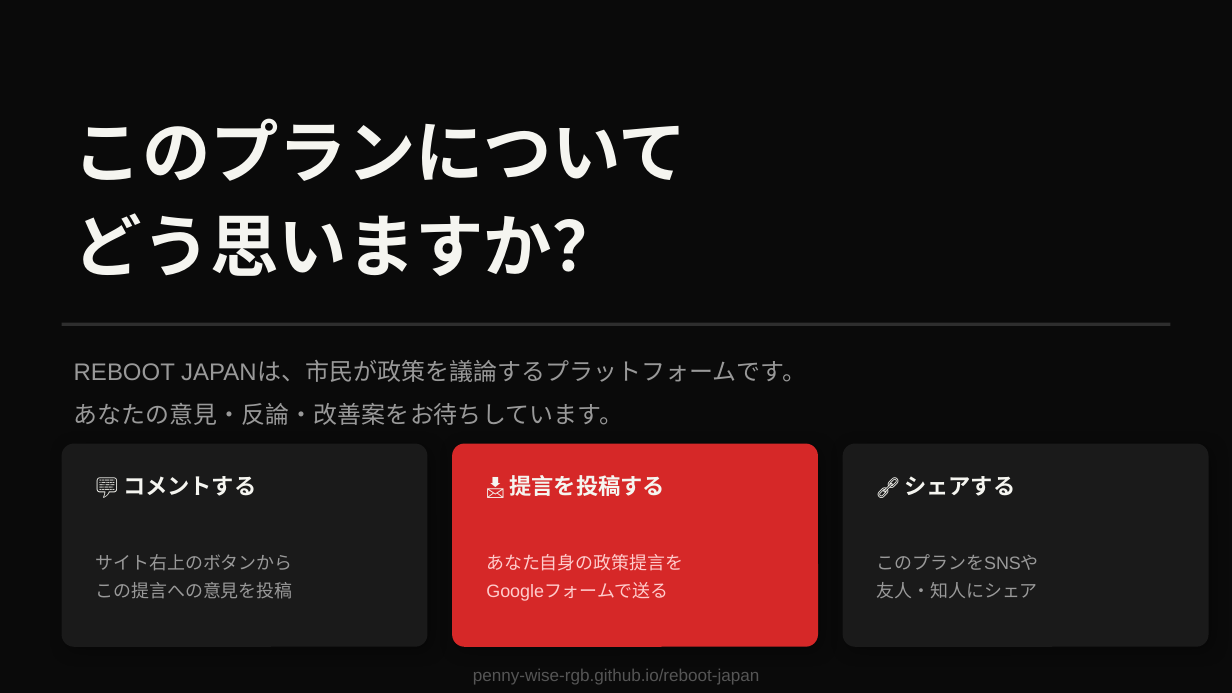
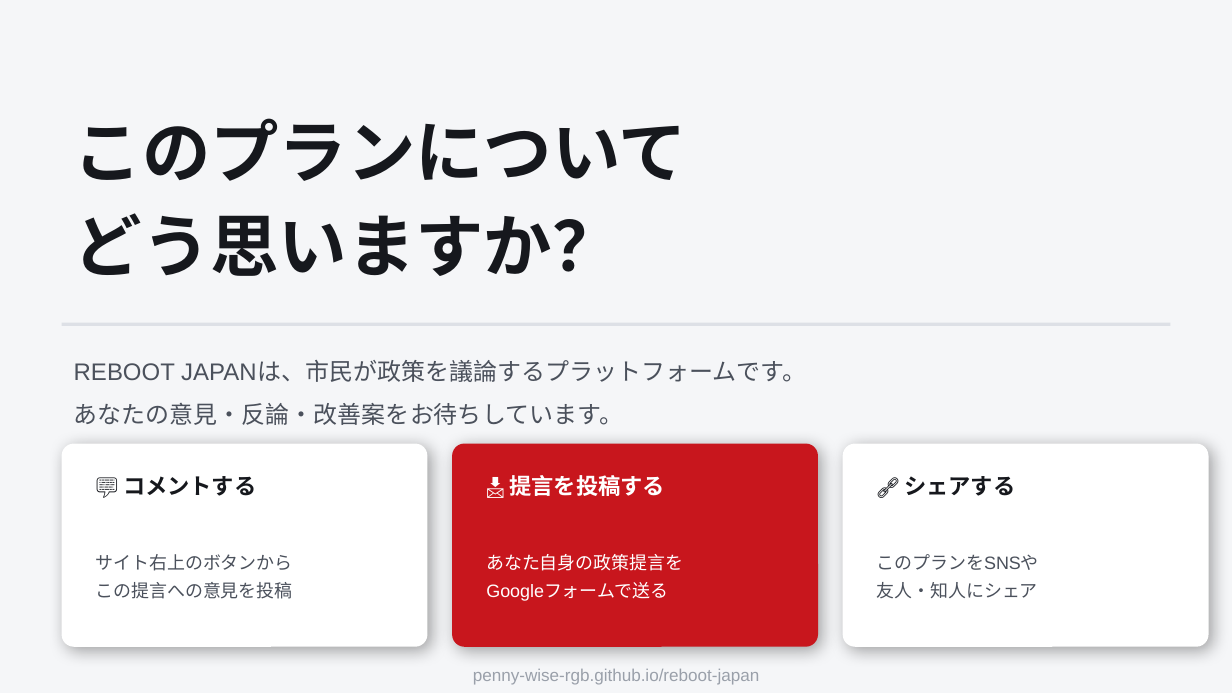
Before and after one commit to penny-wise-rgb/reboot-japan, a slide deck: slide 20 of policy/proposal_001.pptx. Drawn at 1232x693 pixels with LibreOffice and Linux fonts; fonts in the diff are those of the drawing. Boxes give left, top, right and bottom in pixels: in the first picture for what was removed or moved away, otherwise in the second. Text is boxed around its words. In the diff, an @@ line names an element or a change of style, - is before the commit and + after.

```diff
--- a/policy/proposal_001.pptx
+++ b/policy/proposal_001.pptx
@@ background #0A0A0A to #F5F6F8 @@
@@ rectangle at [62,323,1170,326]: fill #2E2E2E to #DDE0E6 @@
@@ rounded rectangle at [62,444,428,647]: fill #1A1A1A to #FFFFFF @@
@@ rounded rectangle at [452,444,818,647]: fill #D62828 to #C8161D @@
@@ rounded rectangle at [843,444,1209,647]: fill #1A1A1A to #FFFFFF @@
@@ text "📩 提言を投稿する" at [510,475,665,496]: text colour #F5F5F0 to #FFFFFF @@
@@ text colour #F5F5F0 to #16181D in 3 elements at [74,118,687,276], [123,476,256,496], [904,476,1015,496] @@
@@ text "あなた自身の政策提言を" at [486,554,683,601]: text colour #FFCCCC to #FFFFFF @@
@@ text colour #999999 to #4B515C in 3 elements at [74,361,806,425], [96,554,293,599], [877,554,1039,598] @@
@@ text "penny-wise-rgb.github.io/reboot-japan" at [473,669,759,685]: text colour #555555 to #9AA0AA @@
```
Also in this commit, not shown: 19 other slides changed, 12 other files.
